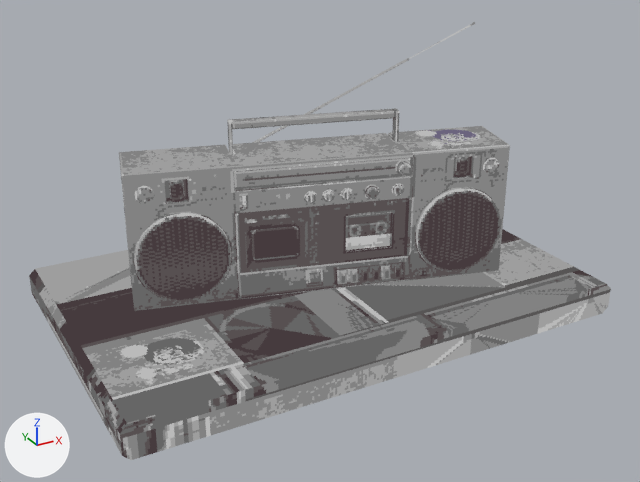
Before and after pictures for a commit that changed the glTF model public/models/lowpix/figures/denka/boombox.glb.
Rendered twice from a 50 mm lens placed at (-34.9, -64.3, 38.6), pointed at (-0.7, -2.1, 7.5). Every picture has the same lights, and +X, +Y and +Z are marked at lower left. The first picture is the older version. Where no turn or scale is listed for an object, it has been applied to the vertices. Vertices at exactly the same position are counted once.

Before the edit, the objects in view are built like this:
```python
ob_base = bpy.data.objects.new('base', me_base)
ob_base.location = (0.0, 0.0, 1.5)
ob_mesh = bpy.data.objects.new('mesh', me_mesh)
ob_mesh.location = (0.0, 0.0, 14.0)
```
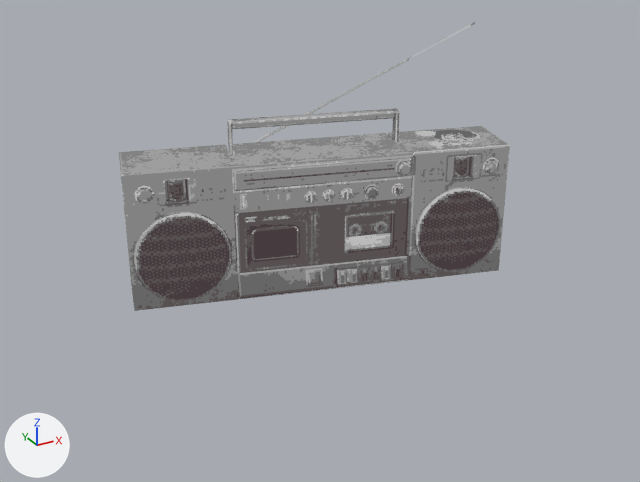
The newer file is also rescaled (x1.118), turned or shifted as a whole; pictures and numbers use the older file's frame.

Boxes (x1, y1, x2, y2) around the edits, measured in the pictures (640 x 482 px):
```json
{"object": "base", "change": "deleted", "before": [29, 229, 611, 460]}
{"object": "mesh", "change": "surface changed", "before": [120, 108, 509, 311], "after": [120, 108, 509, 311]}
```

Edits to the scene script, one JSON object a line:
```json
{"block": "mat_pixel_card", "where": "n8 = _N.new('ShaderNodeTexImage'); n8.name = 'Image Texture'"}
{"op": "set", "path": "n8.image", "old": "img_atlas_001", "new": "img_atlas"}
{"block": "me_mesh", "where": "me_mesh.from_pydata(...)  # 2665 vertices, 4949 faces; spans x -16.8..16.8, y -7.9..7.6, z -10.7..10.7"}
{"block": "me_mesh", "where": "# used by ob_mesh; location = (0.0, 0.0, 14.0)"}
{"block": "me_mesh", "change": "me_mesh part 1: 4912 kept faces spanning x -16.8..16.8, y -7.9..7.6, z -10.7..10.7 get new texture (UV) coordinates"}
{"op": "remove", "block": "ob_base", "code": ["ob_base = bpy.data.objects.new('base', me_base)", "ob_base.location = (0.0, 0.0, 1.5)"]}
```
